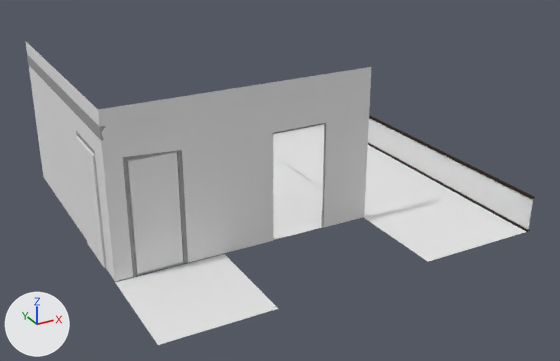
The Blender file Assets/models/floor_2/bedroom_n_w/bedroom02.blend, before and after one commit.
The view is the same before and after, from a 50 mm lens placed at (-33.4, -40.8, 20.2), pointed at (-13.3, -4.3, 1.9). Arrows for +X, +Y and +Z are at lower left; the lights stay in place.

Objects in the first picture: 'Cube.002', 'Cube.008', 'Cube.009', 'Cube.010', 'closet_foor', 'doorway.002', 'floor', 'floor.001', 'main_door', 'top_trim.003', 'wall_e', 'wall_s'.
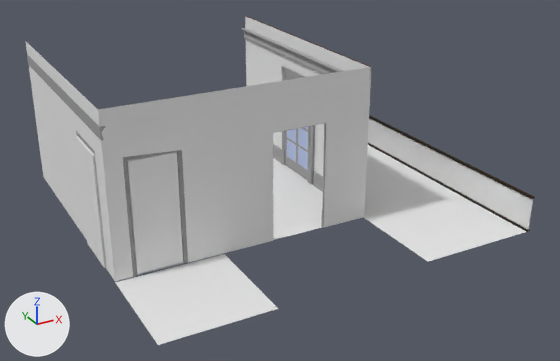
Location of each change, [x1, y1, x2, y2] in pixels of the pictures (560 x 361 px):
'wall_n', shown: after [245, 16, 371, 176]
'top_trim.001', shown: after [242, 28, 343, 74]
'balcony_door_glass', shown (blue): after [287, 127, 308, 169]
'doorway.003', shown: after [281, 66, 315, 185]
'balcony_door', shown: after [285, 76, 310, 180]
'floor_board.003', shown: after [273, 144, 323, 192]
'closet_door', unchanged, uncovered by the edit: after [127, 151, 183, 274]
'Cube.002', unchanged, covered by the edit: before [127, 151, 183, 274]

What changed in the scene script:
```text
Change ob_balcony_door:
    remove ob_balcony_door.hide_set(True)  # its collection is switched off
Change ob_balcony_door_glass:
    remove ob_balcony_door_glass.hide_set(True)  # its collection is switched off
Change ob_wall_n:
    remove ob_wall_n.hide_set(True)  # its collection is switched off
Change ob_top_trim_001:
    remove ob_top_trim_001.hide_set(True)  # its collection is switched off
Change ob_floor_board_003:
    remove ob_floor_board_003.hide_set(True)  # its collection is switched off
Change ob_doorway_003:
    remove ob_doorway_003.hide_set(True)  # its collection is switched off
```
